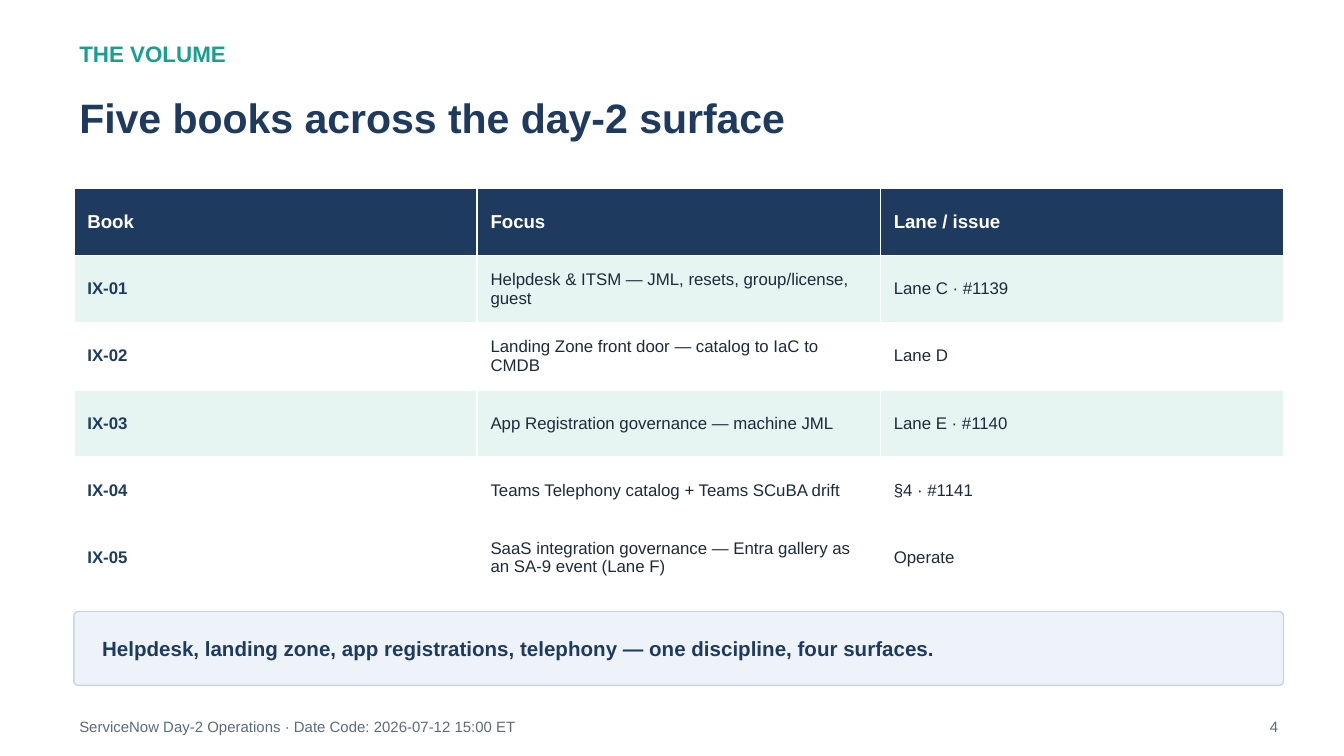
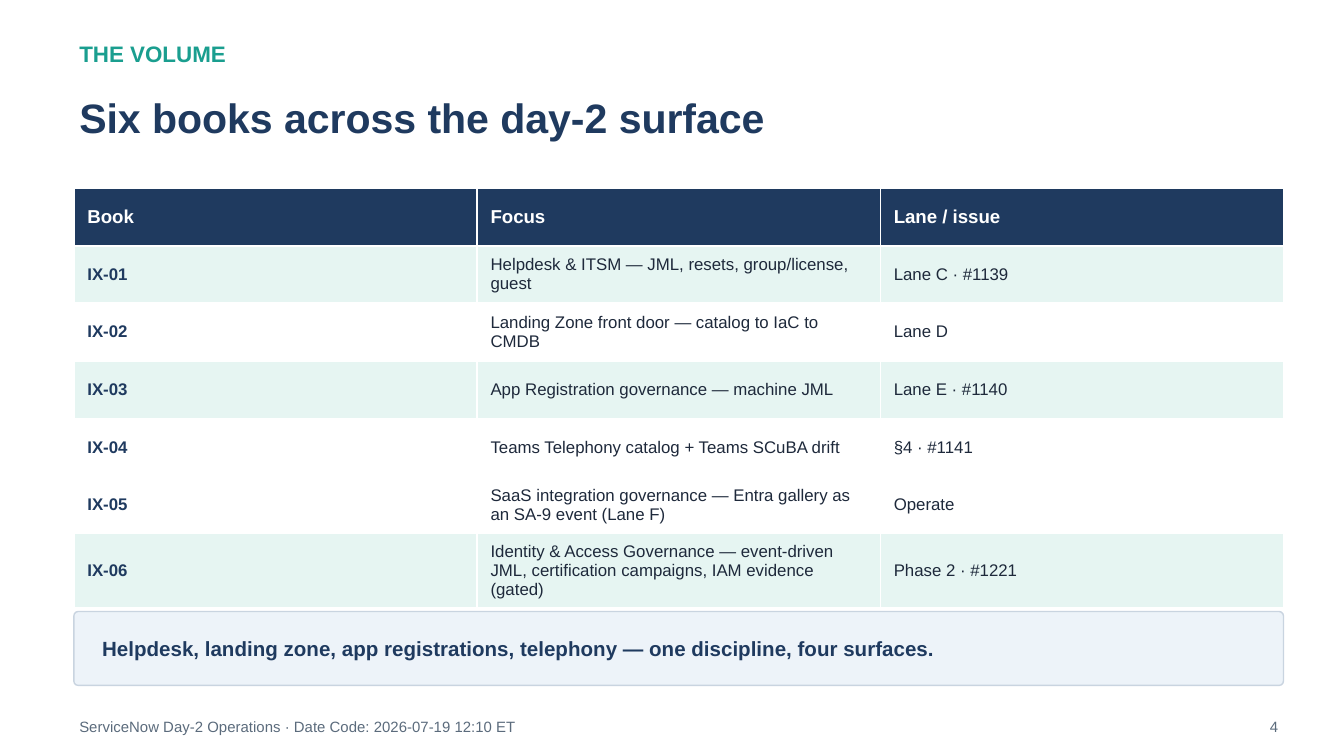
Before and after one commit to WhalerMike/uiao, a slide deck: slide 4 of docs/customer-documents/orgcomp-series/Vol_IX_Book_00_OrgComp_Day2_Operations_Overview.pptx. Drawn at 1344x756 pixels with LibreOffice and Linux fonts; fonts in the diff are those of the drawing. Boxes give left, top, right and bottom in pixels: in the first picture for what was removed or moved away, otherwise in the second. Text is boxed around its words. In the diff, an @@ line names an element or a change of style, - is before the commit and + after.

```diff
--- a/docs/customer-documents/orgcomp-series/Vol_IX_Book_00_OrgComp_Day2_Operations_Overview.pptx
+++ b/docs/customer-documents/orgcomp-series/Vol_IX_Book_00_OrgComp_Day2_Operations_Overview.pptx
@@ text at (79, 103, 765, 141): text changed @@
-Five books across the day-2 surface
+Six books across the day-2 surface
@@ table at (74, 188, 1284, 603) @@
+row 7: IX-06 | Identity & Access Governance — event-driven JML, certification campaigns, IAM evidence (gated) | Phase 2 · #1221
@@ text at (79, 721, 515, 735): text changed @@
-ServiceNow Day-2 Operations · Date Code: 2026-07-12 15:00 ET
+ServiceNow Day-2 Operations · Date Code: 2026-07-19 12:10 ET
```
Also in this commit, not shown: 4 other slides changed, 20 other files.
